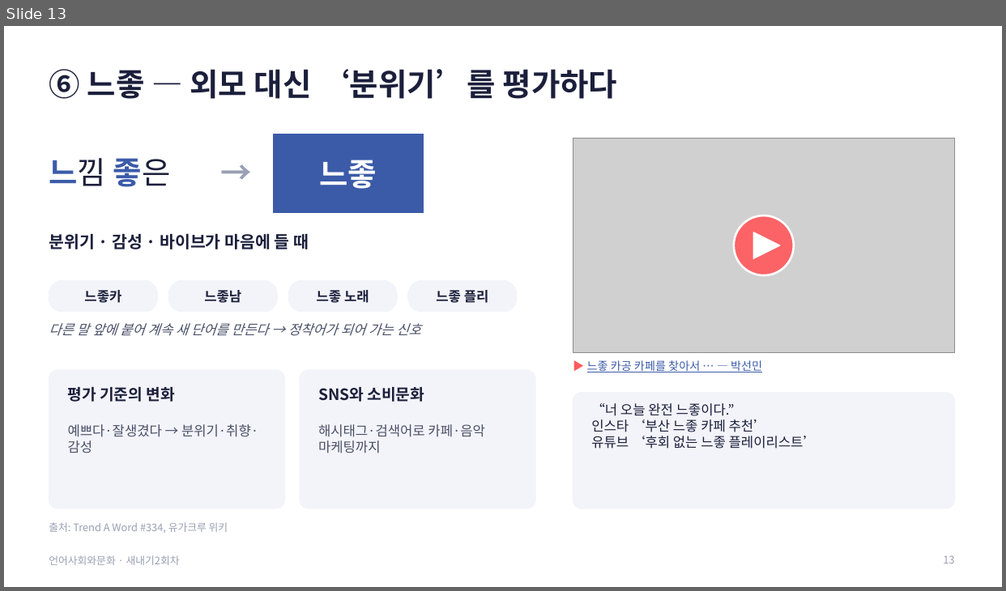
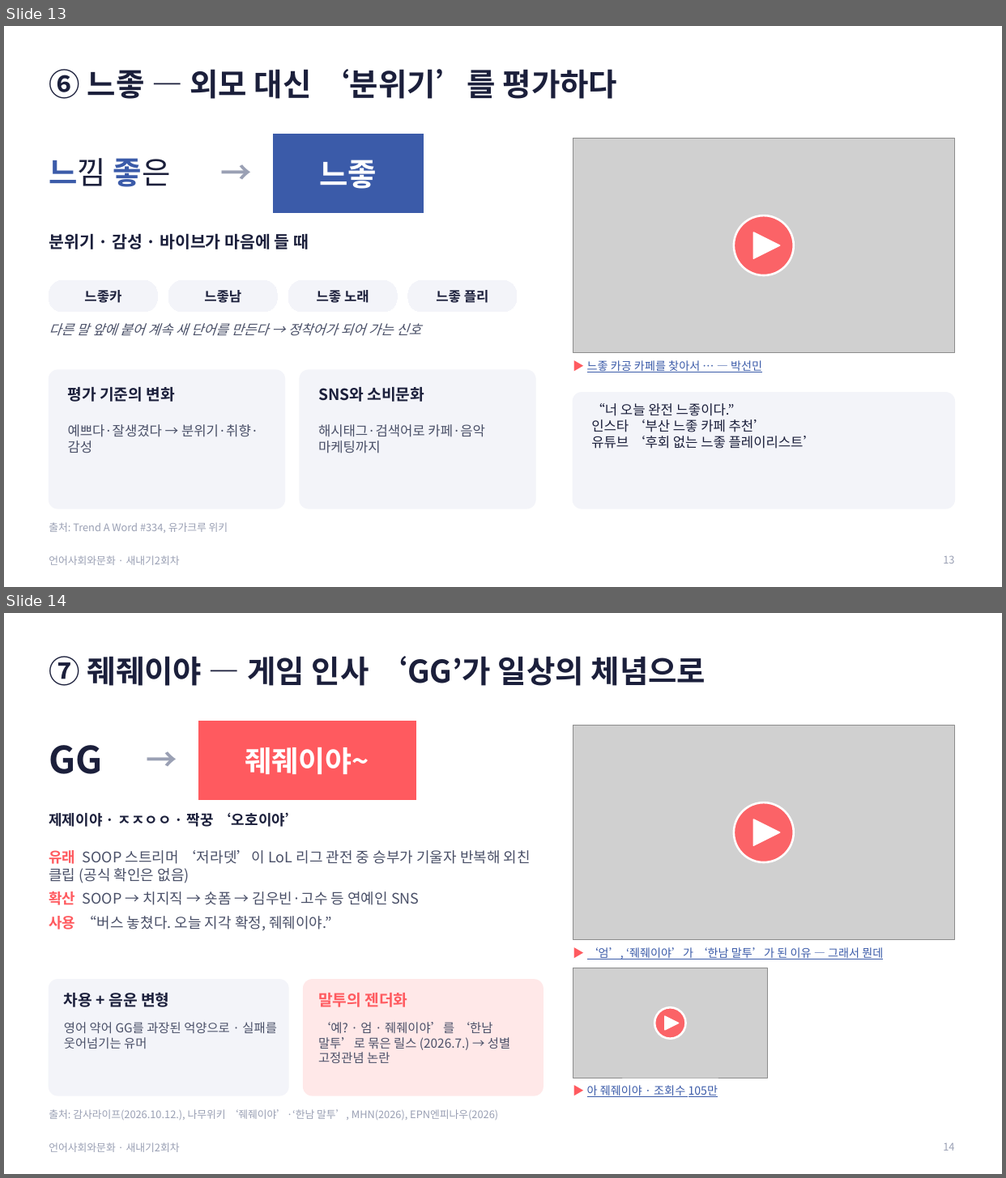
Before and after one commit to junseok7-cpu/hello, a slide deck: report/언어사회와문화_발표_새내기2회차.pptx. Shown one above the other, each under a label of ours: slide 13 before the commit, slides 13 and 14 after it. The pictures are 1006x591 and 1006x1178 pixels, drawn with LibreOffice and Linux fonts; fonts in the diff are those of the drawing; grey boxes stand for pictures. Boxes give left, top, right and bottom in pixels: in the first picture for what was removed or moved away, otherwise in the second. Text is boxed around its words. In the diff, an @@ line names an element or a change of style, - is before the commit and + after.

```diff
--- a/report/언어사회와문화_발표_새내기2회차.pptx
+++ b/report/언어사회와문화_발표_새내기2회차.pptx
@@ slide 14 added at <box>4,613,1002,1174</box>, background #FFFFFF; not listed: 1 template element that a slide beside it also shows @@
@@ title added at <box>49,656,706,686</box>, 30 pt, text #1B1F3B, bold @@
+⑦ 줴줴이야 — 게임 인사 ‘GG’가 일상의 체념으로
@@ text added at <box>147,729,191,789</box>, 30 pt, text #9AA0B4, bold @@
+→
@@ rectangle added at <box>198,722,415,800</box>, fill #FF5A5F, outline #FF5A5F 0.75 pt, 28 pt, text #FFFFFF, bold @@
+줴줴이야~
@@ picture added at <box>573,726,955,940</box> @@
@@ text added at <box>49,745,102,774</box>, 36 pt, text #1B1F3B, bold @@
+GG
@@ ellipse added at <box>734,803,794,862</box>, fill #FF5A5F at 92% opacity, outline #FFFFFF 2 pt @@
@@ text added at <box>49,812,300,827</box>, 14 pt, text #1B1F3B, bold @@
+제제이야 · ㅈㅈㅇㅇ · 짝꿍 ‘오호이야’
@@ triangle added at <box>753,820,780,845</box>, fill #FFFFFF, outline #FFFFFF 1 pt @@
@@ text added at <box>49,850,530,931</box>, 14 pt, text #4A5068 @@
+유래 SOOP 스트리머 ‘저라뎃’이 LoL 리그 관전 중 승부가 기울자 반복해 외친 클립 (공식 확인은 없음)
+확산 SOOP → 치지직 → 숏폼 → 김우빈·고수 등 연예인 SNS
+사용 “버스 놓쳤다. 오늘 지각 확정, 줴줴이야.”
@@ text added at <box>587,948,883,960</box>, 11 pt, text #3B5BA9, underline @@
+▶ ‘엄’, ‘줴줴이야’가 ‘한남 말투’가 된 이유 — 그래서 뭔데
@@ picture added at <box>573,969,768,1078</box> @@
@@ rounded rectangle added at <box>49,980,288,1096</box>, fill #F3F4F9, outline #F3F4F9 1 pt @@
@@ text added at <box>64,992,169,1007</box>, 15 pt, text #1B1F3B, bold @@
+차용 + 음운 변형
@@ rounded rectangle added at <box>304,980,543,1096</box>, fill #FFE8E8, outline #FFE8E8 1 pt @@
@@ text added at <box>318,993,407,1007</box>, 15 pt, text #FF5A5F, bold @@
+말투의 젠더화
@@ text added at <box>64,1022,276,1049</box>, 12 pt, text #4A5068 @@
+영어 약어 GG를 과장된 억양으로 · 실패를 웃어넘기는 유머
@@ text added at <box>318,1022,510,1063</box>, 12 pt, text #4A5068 @@
+‘예? · 엄 · 줴줴이야’를 ‘한남 말투’로 묶은 릴스 (2026.7.) → 성별 고정관념 논란
@@ ellipse added at <box>654,1007,686,1039</box>, fill #FF5A5F at 92% opacity, outline #FFFFFF 2 pt @@
@@ triangle added at <box>665,1016,679,1030</box>, fill #FFFFFF, outline #FFFFFF 1 pt @@
@@ text added at <box>587,1085,718,1097</box>, 11 pt, text #3B5BA9, underline @@
+▶ 아 줴줴이야 · 조회수 105만
@@ text added at <box>49,1110,498,1120</box>, 10 pt, text #9AA0B4 @@
+출처: 감사라이프(2026.10.12.), 나무위키 ‘줴줴이야’·‘한남 말투’, MHN(2026), EPN엔피나우(2026)
@@ page number added at <box>943,1144,954,1151</box>, 10 pt, text #9AA0B4 @@
+14
```
Also in this commit, not shown: 11 slides changed, 2 other files.
